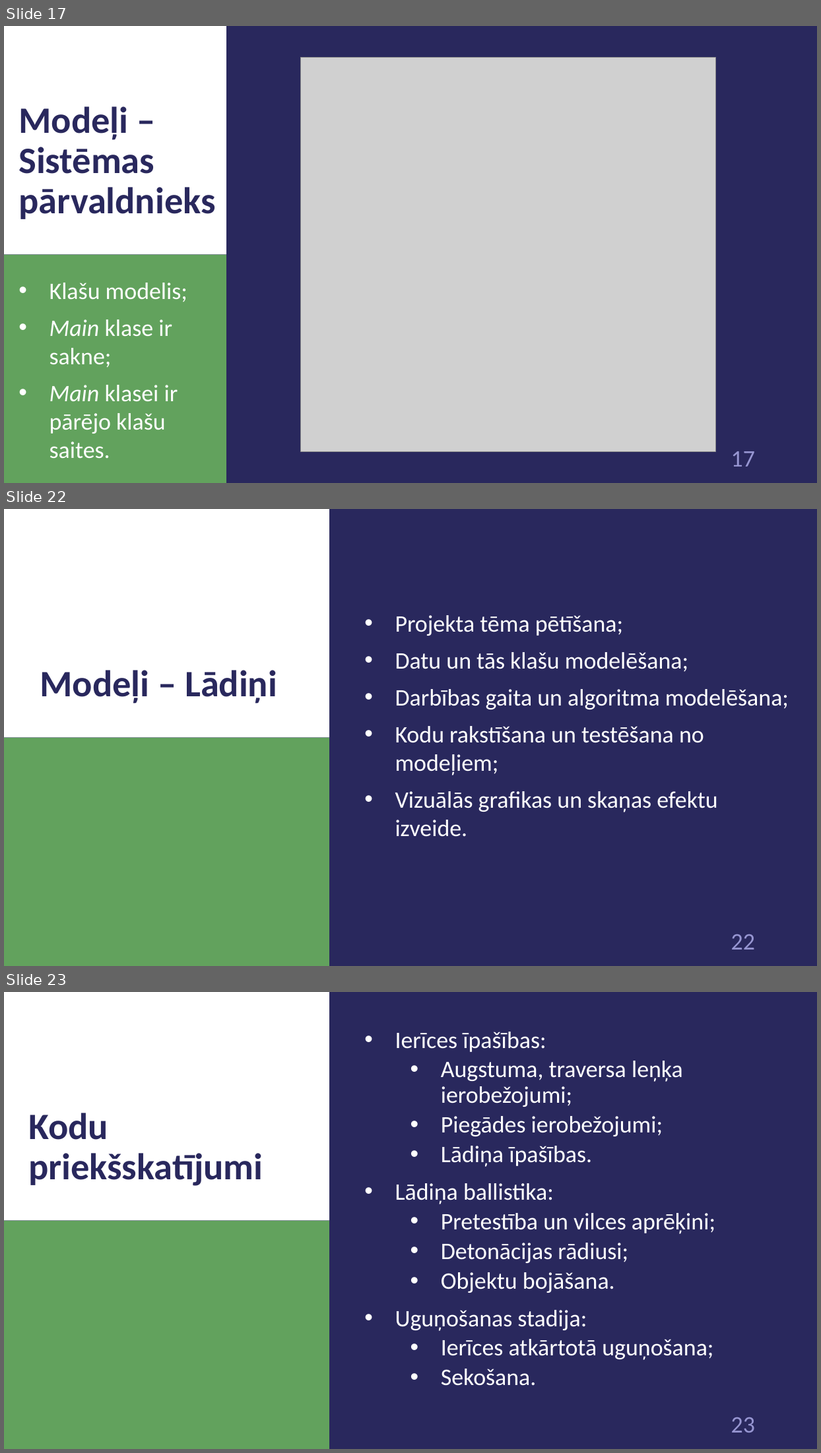
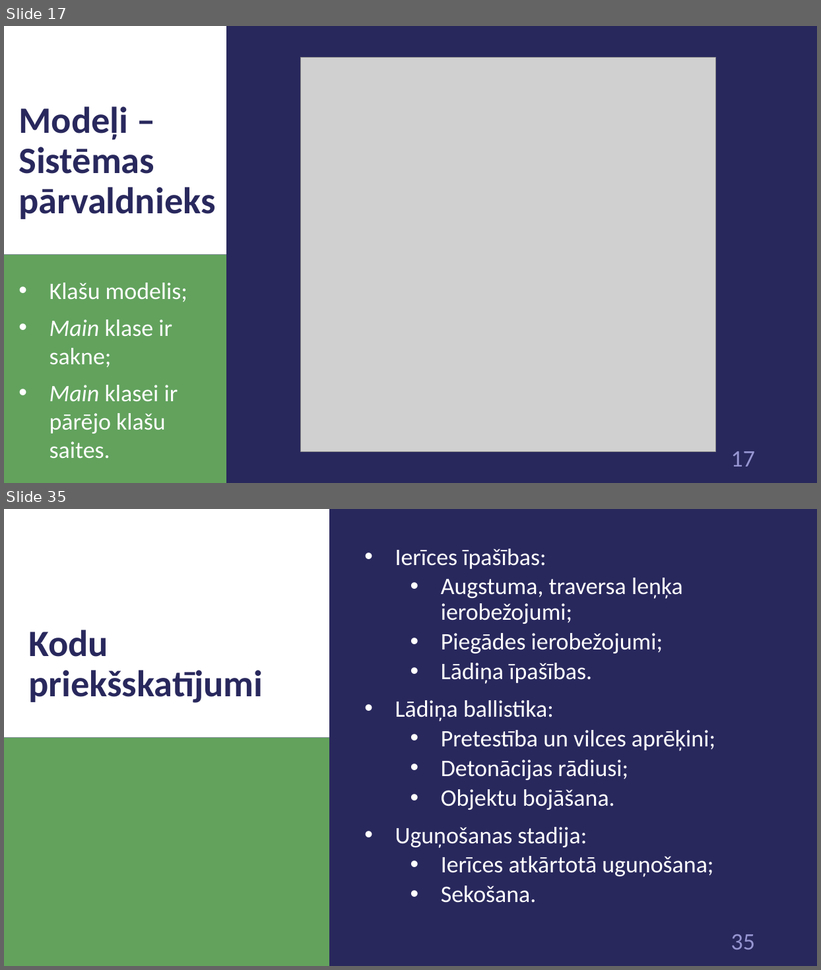
Before and after one commit to 1ivyatan/drumstalotajs, a slide deck: Documentation/Prezentācija.pptx. Shown one above the other, each under a label of ours: slides 17, 22 and 23 before the commit, slides 17 and 35 after it; the slides between them are not shown. The pictures are 821x1453 and 821x970 pixels, drawn with LibreOffice and Linux fonts; fonts in the diff are those of the drawing; grey boxes stand for pictures. Boxes give left, top, right and bottom in pixels: in the first picture for what was removed or moved away, otherwise in the second. Text is boxed around its words. In the diff, an @@ line names an element or a change of style, - is before the commit and + after.

Commit message:
add model images

```diff
--- a/Documentation/Prezentācija.pptx
+++ b/Documentation/Prezentācija.pptx
@@ slide 22 removed at [4,509,817,966], background #29285D; not listed: 3 template elements that a slide beside it also shows @@
@@ text removed at [395,615,789,837] @@
-• Projekta tēma pētīšana;
-• Datu un tās klašu modelēšana;
-• Darbības gaita un algoritma modelēšana;
-• Kodu rakstīšana un testēšana no modeļiem;
-• Vizuālās grafikas un skaņas efektu izveide.
@@ title removed at [40,670,277,704] @@
-Modeļi – Lādiņi
@@ what was slide 23 is now slide 35 @@
@@ page number at [731,935,755,950]: text changed @@
-23
+35
```
Also in this commit, not shown: 4 slides changed, 13 slides added.
